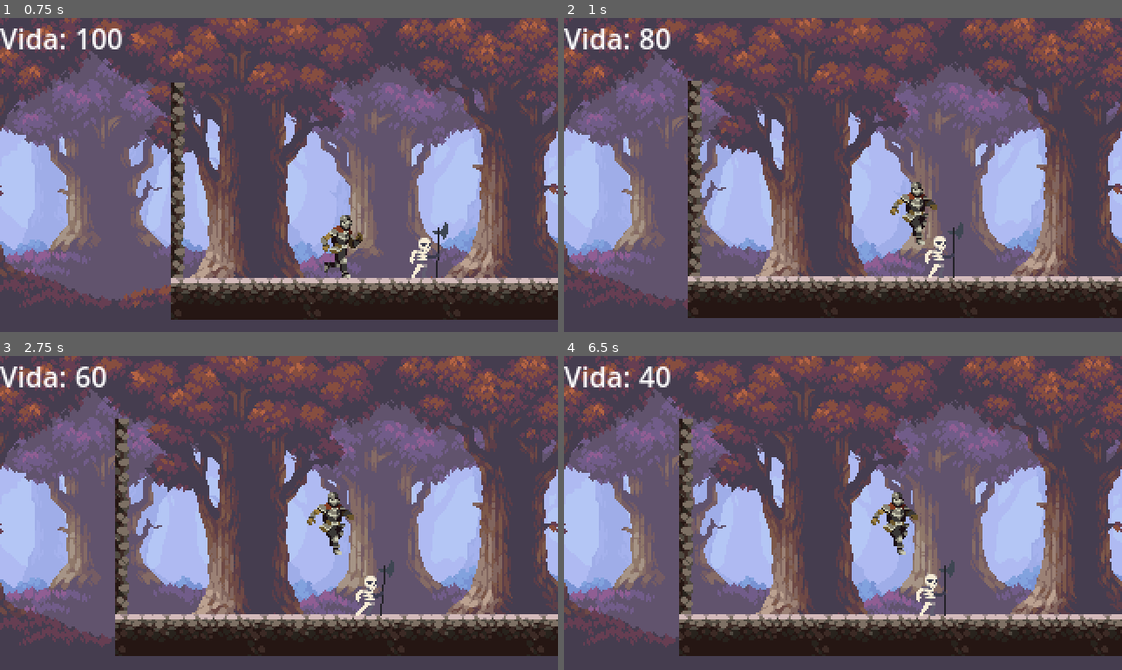
Above: before the commit, frames 1-4 (two rows, left to right).
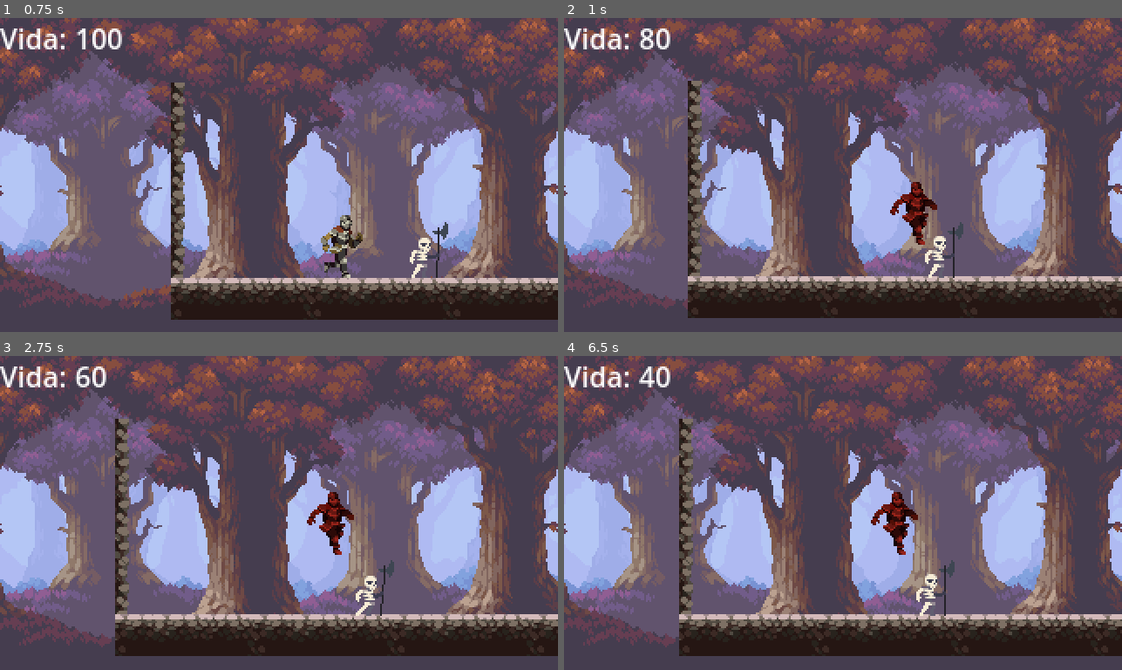
Above: after the commit, the same moments.

Repository: Luis-Blash/godot_caballero
Game: Godot game, scene res://Scene/Game.tscn
Same seed, same stepped clock (60 frames per second), same inputs: the game is played once before the commit and once after it.
Inputs:
- Up to frame 1 (0.75 s): hold Right (ui_right) from 0.53 s (still down)
- Up to frame 2 (1 s): keep holding Right (ui_right)
- Up to frame 3 (2.75 s): release Right (ui_right) at 1.28 s; hold Left (ui_left) 1.28-2.03 s; hold Right (ui_right) from 2.03 s (still down)
- Up to frame 4 (6.5 s): release Right (ui_right) at 2.78 s; hold Up (ui_up) 2.78-3.53 s; hold Left (ui_left) 3.53-5.78 s; hold Right (ui_right) from 5.78 s (still down)

Frame 1 is identical in both runs. In frame 2, 0.5% of the frame differs, in the area x 58-67%, y 52-73%; in frame 3, 0.5%; in frame 4, 0.5%.

Commit message:
feat: color sprite

Diff:
--- a/Scripts/Player.gd
+++ b/Scripts/Player.gd
@@ -165,6 +165,7 @@
 	is_receives_damage = true
 	timer_damage.wait_time = 0.40
 	timer_damage.start()
+	_sprite_player.modulate = "#c22d26"
 
 	if(life <= 0):
 		death_persont()
@@ -193,5 +194,5 @@
 			print('No hay')
 
 func _on_timer_damage_timeout():
-	print("acabo timer")
+	_sprite_player.modulate = "#ffffff"
 	is_receives_damage = false
